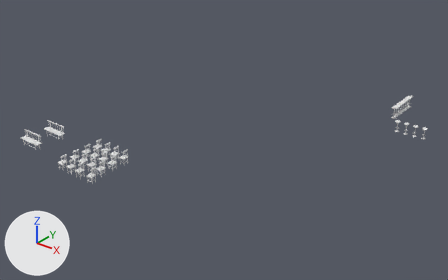
Two versions of the Blender file art/blender/shop_seating.blend, one commit apart.
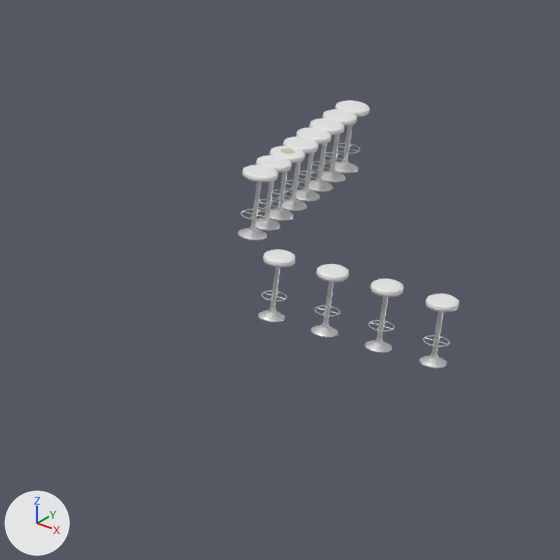
The first picture shows the older version from a 50 mm camera at (34.12, -82.53, 17.71) aimed at (10.74, -53.3, -0.41). The close-ups show the older and then the newer version on the part from 79% to 99% of the width and 28% to 61% of the height of that picture. Only the edits that show in the close-ups are written down. Lighting does not change. The marker at lower left points along +X, +Y and +Z.

Objects in the first close-up: 'storm_shop_luncheonette_stool0__chrome', 'storm_shop_luncheonette_stool0__vinyl_oxblood', 'storm_shop_luncheonette_stool1__chrome', 'storm_shop_luncheonette_stool1__vinyl_oxblood', 'storm_shop_luncheonette_stool3__chrome', 'storm_shop_luncheonette_stool3__vinyl_oxblood', 'storm_shop_luncheonette_stool5__chrome', 'storm_shop_luncheonette_stool5__vinyl_oxblood', 'storm_shop_luncheonette_stool7__chrome', 'storm_shop_luncheonette_stool7__vinyl_oxblood', 'storm_shop_otis___son_stool3__chrome', 'storm_shop_otis___son_stool3__vinyl_oxblood' and 13 more.
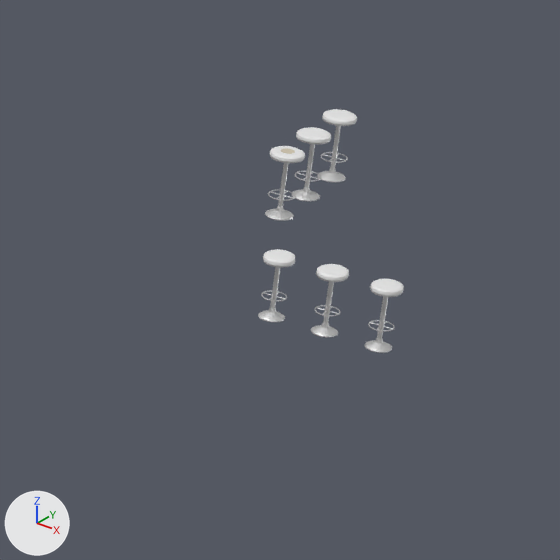
Pixel boxes (x1, y1, x2, y2) of what changed, in the close-ups (560 x 560 px):
'storm_shop_otis___son_stool3__chrome', deleted: before (419, 305, 458, 368)
'storm_shop_luncheonette_stool0__chrome', deleted: before (238, 174, 277, 240)
'storm_shop_luncheonette_stool0__vinyl_oxblood', deleted: before (242, 165, 278, 182)
'storm_shop_otis___son_stool3__vinyl_oxblood', deleted: before (425, 294, 459, 311)
'storm_shop_luncheonette_stool1__chrome', deleted: before (256, 168, 291, 230)
'storm_shop_luncheonette_stool3__chrome', deleted: before (283, 150, 317, 211)
'storm_shop_luncheonette_stool5__chrome', deleted: before (309, 132, 342, 192)
'storm_shop_luncheonette_stool7__chrome', deleted: before (330, 113, 369, 173)
'storm_shop_luncheonette_stool1__vinyl_oxblood', deleted: before (256, 155, 292, 172)
'storm_shop_luncheonette_stool3__vinyl_oxblood', deleted: before (283, 137, 318, 153)
'storm_shop_luncheonette_stool5__vinyl_oxblood', deleted: before (309, 118, 344, 134)
'storm_shop_luncheonette_stool7__vinyl_oxblood', deleted: before (335, 100, 370, 116)

The edits, one by one:
Object 'storm_shop_otis___son_stool3__chrome' (ob_storm_shop_otis___son_stool3__chrome) is deleted.
Object 'storm_shop_otis___son_stool3__vinyl_oxblood' (ob_storm_shop_otis___son_stool3__vinyl_oxblood) is deleted.
Object 'storm_shop_luncheonette_stool0__chrome' (ob_storm_shop_luncheonette_stool0__chrome) is deleted.
Object 'storm_shop_luncheonette_stool0__vinyl_oxblood' (ob_storm_shop_luncheonette_stool0__vinyl_oxblood) is deleted.
Object 'storm_shop_luncheonette_stool1__chrome' (ob_storm_shop_luncheonette_stool1__chrome) is deleted.
Object 'storm_shop_luncheonette_stool1__vinyl_oxblood' (ob_storm_shop_luncheonette_stool1__vinyl_oxblood) is deleted.
Object 'storm_shop_luncheonette_stool3__chrome' (ob_storm_shop_luncheonette_stool3__chrome) is deleted.
Object 'storm_shop_luncheonette_stool3__vinyl_oxblood' (ob_storm_shop_luncheonette_stool3__vinyl_oxblood) is deleted.
Object 'storm_shop_luncheonette_stool5__chrome' (ob_storm_shop_luncheonette_stool5__chrome) is deleted.
Object 'storm_shop_luncheonette_stool5__vinyl_oxblood' (ob_storm_shop_luncheonette_stool5__vinyl_oxblood) is deleted.
Object 'storm_shop_luncheonette_stool7__chrome' (ob_storm_shop_luncheonette_stool7__chrome) is deleted.
Object 'storm_shop_luncheonette_stool7__vinyl_oxblood' (ob_storm_shop_luncheonette_stool7__vinyl_oxblood) is deleted.
